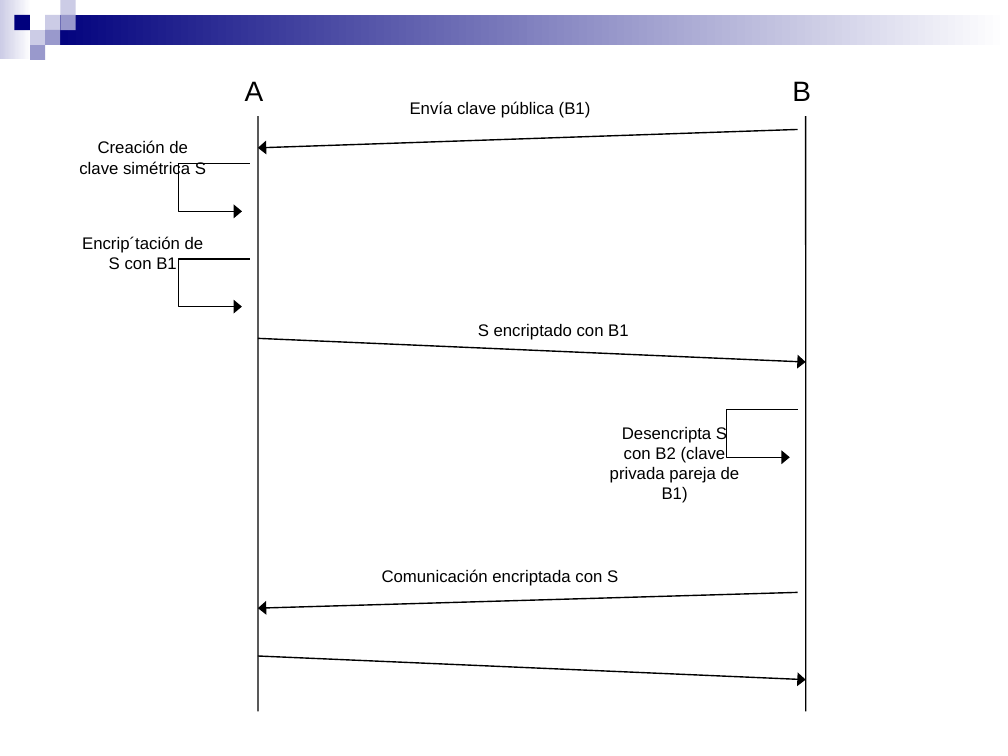
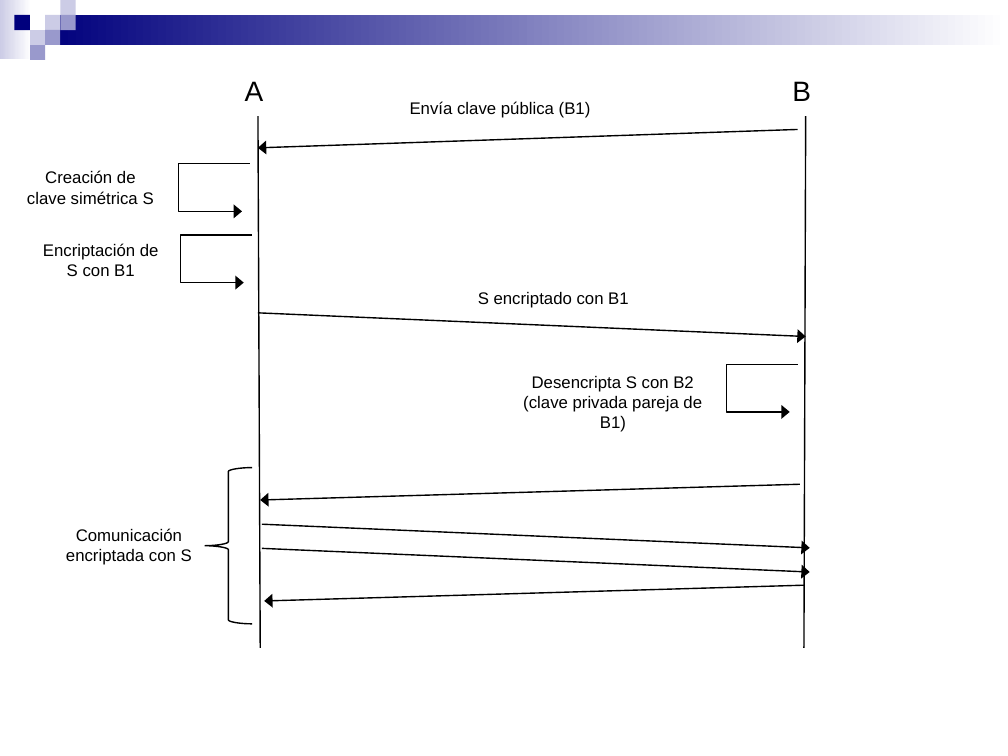
Before and after one commit to overdrive80/apuntes-clase, a slide deck: slide 8 of seguridad-informatica-smr2dual/apuntes/5/SI-T-05-Criptografía simétrica y asimétrica.ppt. Drawn at 1008x756 pixels with LibreOffice and Linux fonts; fonts in the diff are those of the drawing. Boxes give left, top, right and bottom in pixels: in the first picture for what was removed or moved away, otherwise in the second. Text is boxed around its words. In the diff, an @@ line names an element or a change of style, - is before the commit and + after.

```diff
--- a/seguridad-informatica-smr2dual/apuntes/5/SI-T-05-Criptografía simétrica y asimétrica.ppt
+++ b/seguridad-informatica-smr2dual/apuntes/5/SI-T-05-Criptografía simétrica y asimétrica.ppt
@@ line moved from (258, 116) - (258, 712) to (258, 116) - (260, 648) @@
@@ line moved from (805, 116) - (805, 712) to (805, 116) - (804, 648) @@
@@ text "Creación de clave simétrica S" rewrapped from (79, 140, 206, 178) to (27, 170, 154, 204) @@
@@ freeform shape: place and size @@
-freeform shape at (178, 259, 250, 306)
+freeform shape at (180, 235, 252, 282)
@@ text at (43, 243, 159, 276): text changed @@
-Encrip´tación de S con B1
+Encriptación de S con B1
@@ text "S encriptado con B1": place and size @@
-text "S encriptado con B1" at (478, 324, 629, 340)
+text "S encriptado con B1" at (478, 292, 629, 308)
@@ arrow moved from (258, 339) - (805, 362) to (258, 312) - (805, 337) @@
@@ text "Desencripta S con B2 (clave ..." rewrapped from (610, 425, 740, 503) to (523, 376, 702, 432) @@
@@ freeform shape: place and size @@
-freeform shape at (727, 409, 798, 457)
+freeform shape at (726, 364, 797, 411)
@@ freeform shape added at (205, 468, 252, 624), outline #000000 0.99 pt @@
@@ arrow added from (800, 484) to (260, 500), #000000 0.99 pt @@
@@ text "Comunicación encriptada con S" rewrapped from (382, 569, 618, 586) to (66, 528, 192, 565) @@
@@ arrow added from (262, 524) to (809, 548), #000000 0.99 pt @@
@@ arrow moved from (258, 656) - (805, 679) to (262, 548) - (809, 572) @@
@@ arrow moved from (797, 593) - (258, 608) to (804, 586) - (264, 601) @@
```
Also in this commit, not shown: 3 other slides changed, 6 other files.
